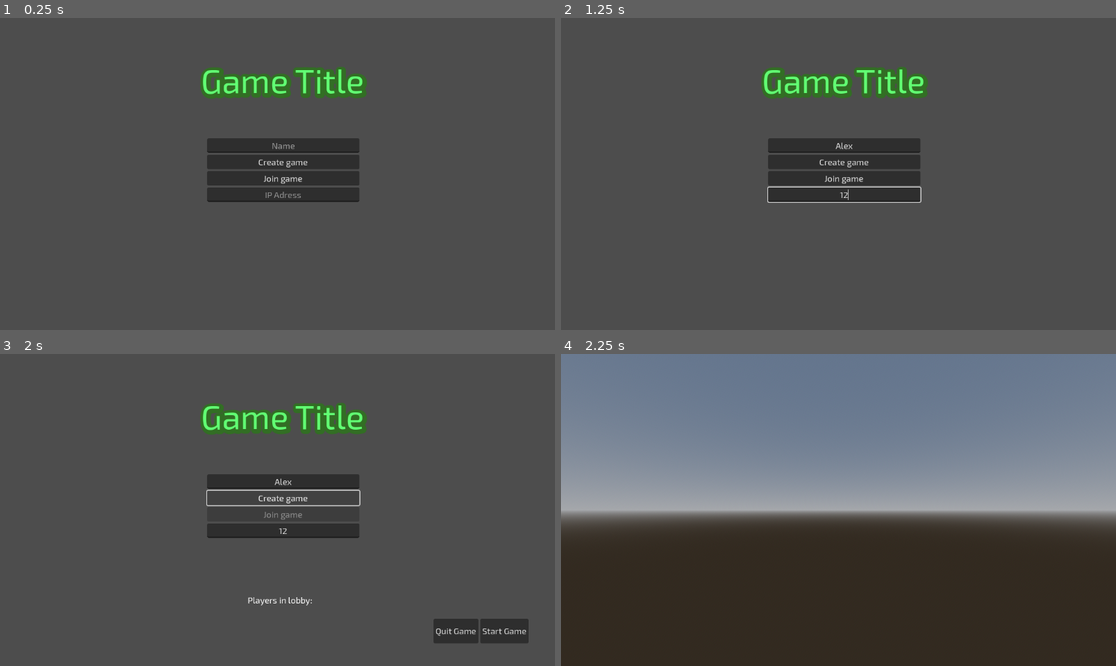
Above: before the commit, frames 1-4 (two rows, left to right).
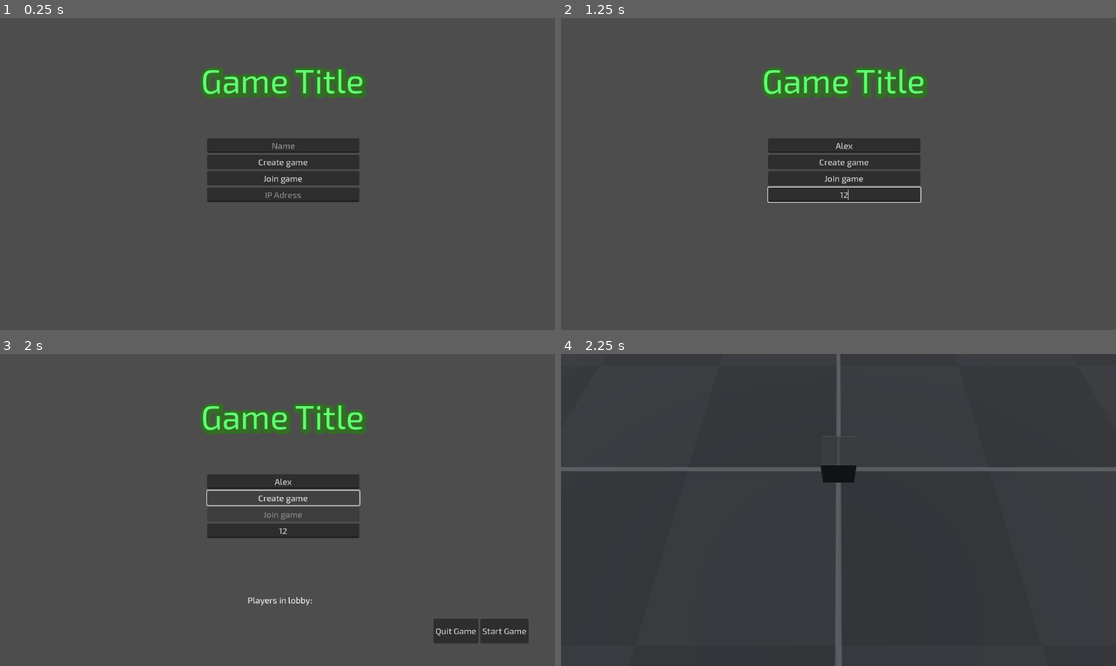
Above: after the commit, the same moments.

Repository: Jordyfel/defence-game
Game: Godot game, scene res://source/main_menu.tscn
The game is run twice, just before and just after one commit, with the same random seed, the same clock (stepped at 60 frames per second) and the same inputs.
Inputs (mouse positions are in pixels of both pictures, inside the frame that each line leads up to):
- Up to frame 1 (0.25 s): no input
- Up to frame 2 (1.25 s): click (844, 145) at 0.52 s; type "Alex" at 0.6 s; click (844, 195) at 0.75 s; type "12" at 0.83 s
- Up to frame 3 (2 s): click "Create game" at 1.25 s
- Up to frame 4 (2.25 s): click "Start Game" at 2 s

Frames 1-3 are identical in both runs. In frame 4, 93% of the frame differs, in the area x 0-100%, y 0-100%.

Commit message:
Setup 3D scene.

Diff:
--- /dev/null
+++ b/source/camera.gd
@@ -0,0 +1,11 @@
+extends Camera3D
+
+
+# Called when the node enters the scene tree for the first time.
+func _ready() -> void:
+	pass # Replace with function body.
+
+
+# Called every frame. 'delta' is the elapsed time since the previous frame.
+func _process(delta: float) -> void:
+	pass
--- a/source/game.tscn
+++ b/source/game.tscn
@@ -1,6 +1,9 @@
-[gd_scene load_steps=5 format=3 uid="uid://c6gj02my76wo6"]
+[gd_scene load_steps=14 format=3 uid="uid://c6gj02my76wo6"]
 
 [ext_resource type="Script" path="res://source/game.gd" id="1_j2ywq"]
+[ext_resource type="Texture2D" uid="uid://bii5o3w5cygfm" path="res://addons/kenney_prototype_textures/dark/texture_07.png" id="2_6cd51"]
+[ext_resource type="Script" path="res://source/camera.gd" id="2_ck5gc"]
+[ext_resource type="Texture2D" uid="uid://cx1hhhnmr2q2k" path="res://addons/kenney_prototype_textures/dark/texture_01.png" id="3_1nqe8"]
 
 [sub_resource type="ProceduralSkyMaterial" id="ProceduralSkyMaterial_7hjkv"]
 
@@ -11,6 +14,23 @@
 background_mode = 2
 sky = SubResource("Sky_ptisr")
 
+[sub_resource type="StandardMaterial3D" id="StandardMaterial3D_xae1r"]
+albedo_texture = ExtResource("2_6cd51")
+
+[sub_resource type="PlaneMesh" id="PlaneMesh_qlsqp"]
+material = SubResource("StandardMaterial3D_xae1r")
+size = Vector2(40, 40)
+
+[sub_resource type="WorldBoundaryShape3D" id="WorldBoundaryShape3D_ilkvm"]
+
+[sub_resource type="BoxShape3D" id="BoxShape3D_6iowq"]
+
+[sub_resource type="StandardMaterial3D" id="StandardMaterial3D_xwo22"]
+albedo_texture = ExtResource("3_1nqe8")
+
+[sub_resource type="BoxMesh" id="BoxMesh_safhn"]
+material = SubResource("StandardMaterial3D_xwo22")
+
 [node name="Game" type="Node3D"]
 script = ExtResource("1_j2ywq")
 
@@ -18,3 +38,25 @@
 environment = SubResource("Environment_ceti6")
 
 [node name="Camera3D" type="Camera3D" parent="."]
+transform = Transform3D(1, 0, 0, 0, 0.350305, 0.936636, 0, -0.936636, 0.350305, 0, 5.84763, 3.63227)
+script = ExtResource("2_ck5gc")
+
+[node name="Floor" type="StaticBody3D" parent="."]
+
+[node name="MeshInstance3D" type="MeshInstance3D" parent="Floor"]
+mesh = SubResource("PlaneMesh_qlsqp")
+
+[node name="CollisionShape3D" type="CollisionShape3D" parent="Floor"]
+shape = SubResource("WorldBoundaryShape3D_ilkvm")
+
+[node name="DirectionalLight3D" type="DirectionalLight3D" parent="."]
+transform = Transform3D(1, 0, 0, 0, -0.64643, 0.762973, 0, -0.762973, -0.64643, 0, -2.85647, 0)
+
+[node name="Box" type="StaticBody3D" parent="."]
+transform = Transform3D(1, 0, 0, 0, 1, 0, 0, 0, 1, 0, 0.5, 0)
+
+[node name="CollisionShape3D" type="CollisionShape3D" parent="Box"]
+shape = SubResource("BoxShape3D_6iowq")
+
+[node name="MeshInstance3D" type="MeshInstance3D" parent="Box"]
+mesh = SubResource("BoxMesh_safhn")
Not shown, added: addons/kenney_prototype_textures/LICENSE.txt
Binary file added: addons/kenney_prototype_textures/dark/texture_01.png
Not shown, added: addons/kenney_prototype_textures/dark/texture_01.png.import
Binary file added: addons/kenney_prototype_textures/dark/texture_02.png
Not shown, added: addons/kenney_prototype_textures/dark/texture_02.png.import
Binary file added: addons/kenney_prototype_textures/dark/texture_03.png
Not shown, added: addons/kenney_prototype_textures/dark/texture_03.png.import
Binary file added: addons/kenney_prototype_textures/dark/texture_04.png
Not shown, added: addons/kenney_prototype_textures/dark/texture_04.png.import
Binary file added: addons/kenney_prototype_textures/dark/texture_05.png
Not shown, added: addons/kenney_prototype_textures/dark/texture_05.png.import
Binary file added: addons/kenney_prototype_textures/dark/texture_06.png
(and 145 more such lines)
